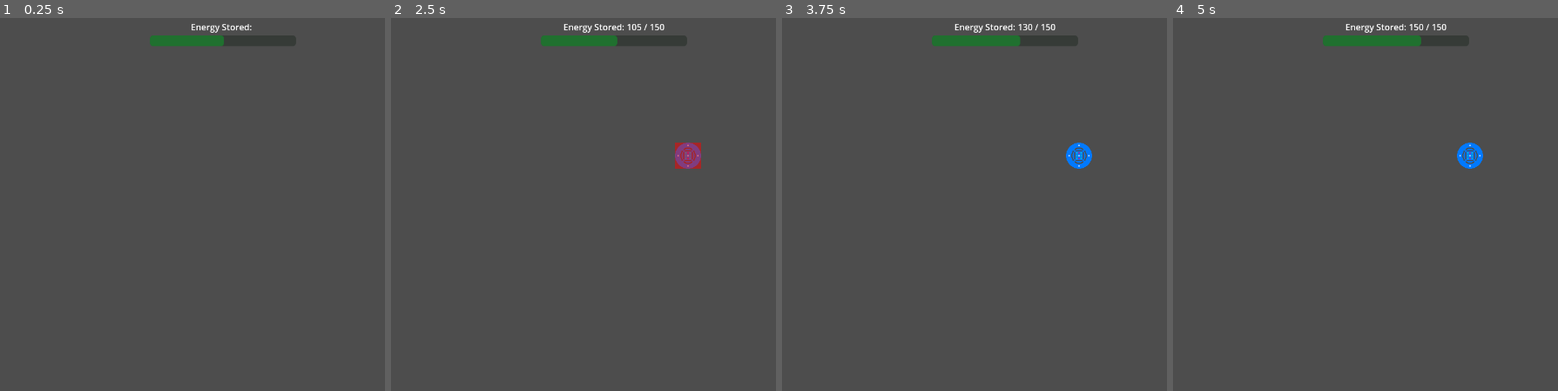
Above: before the commit, frames 1-4 (left to right).
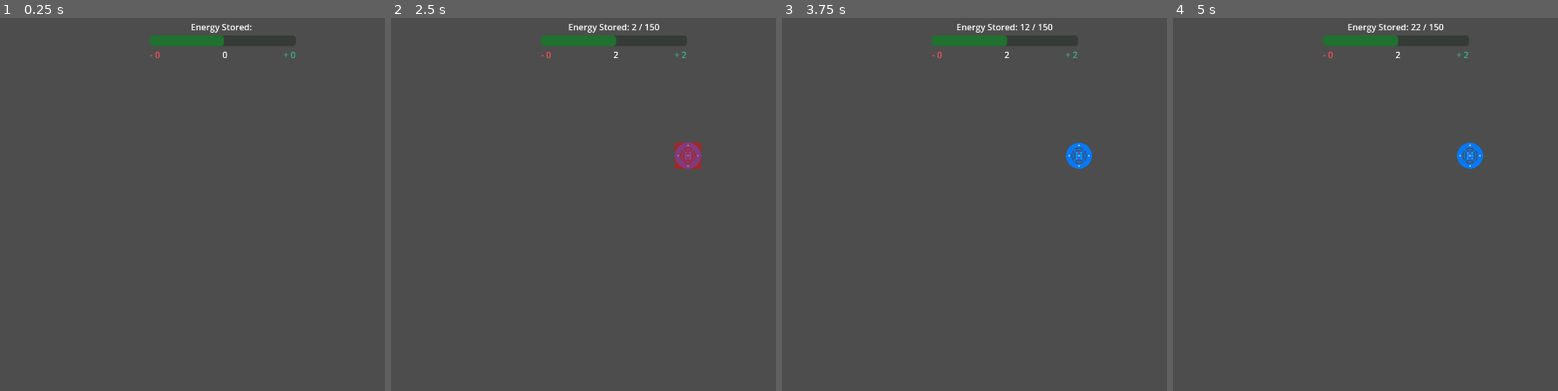
Above: after the commit, the same moments.

Repository: PabloNina/base-defense
Game: Godot game, scene res://src/scenes/test_scenes/first_ts.tscn
Same seed, same stepped clock (60 frames per second), same inputs: the game is played once before the commit and once after it. The project has no main scene, so this scene is started directly.
Inputs (mouse positions are in pixels of both pictures, inside the frame that each line leads up to):
- Up to frame 1 (0.25 s): no input
- Up to frame 2 (2.5 s): tap Enter at 0.5, 2 s; move the mouse to (768, 245) at 0.52 s; hold 1 (key_1) 0.53-1.25 s; click (768, 245) at 0.67 s; tap Space at 1.25 s; drag from (475, 297) to (768, 252) at 1.27 s; move the mouse to (683, 159) at 2.02 s; hold 3 (key_3) from 2.03 s (still down); click (683, 159) at 2.17 s
- Up to frame 3 (3.75 s): release 3 (key_3) at 2.75 s; tap Space at 2.75 s; drag from (1078, 156) to (797, 193) at 2.77 s; tap Enter at 3.5 s; move the mouse to (outside the picture) at 3.52 s; hold Right mouse button (right_mouse) from 3.53 s (still down); click (outside the picture) at 3.67 s
- Up to frame 4 (5 s): release Right mouse button (right_mouse) at 4.25 s; tap Space at 4.25 s; drag from (1188, 193) to (1469, 156) at 4.27 s

The runs differ from the first frame. In frame 1, less than 0.1% of the frame differs, in the area x 38-77%, y 8-11%; in frame 2, 0.3%; in frame 3, 0.4%; in frame 4, 0.5%, in the area x 38-77%, y 1-11%.

Commit message:
NetWorkManager improvement

Diff:
--- a/project.godot
+++ b/project.godot
@@ -13,6 +13,10 @@
 config/name="BaseDefense"
 config/features=PackedStringArray("4.5", "Mobile")
 config/icon="res://icon.svg"
+
+[autoload]
+
+DataTypes="*res://src/scripts/globals/data_types.gd"
 
 [display]
 
--- a/src/scenes/buildings/command_center.gd
+++ b/src/scenes/buildings/command_center.gd
@@ -1,24 +1,24 @@
 class_name Command_Center
 extends Relay
 
-# -------------------------------
-# --- Base Energy System --------
-# -------------------------------
 @export var max_energy_capacity: int = 150
 @export var stored_energy: int = 0
-@export var energy_regen_rate: int = 5   # per tick
+@export var energy_regen_rate: int = 2
 @export var packet_cost: int = 10
 
-# -------------------------------
-# --- Base Energy System --------
-# -------------------------------
+# Called each tick by NetworkManager
+func produce_energy() -> int:
+	if stored_energy < max_energy_capacity:
+		var prev = stored_energy
+		stored_energy = min(max_energy_capacity, stored_energy + energy_regen_rate)
+		return stored_energy - prev
+	return 0
 
 func has_enough_energy() -> bool:
 	return stored_energy >= packet_cost
 
-func spend_energy():
-	stored_energy = max(0.0, stored_energy - packet_cost)
+func spend_energy() -> void:
+	stored_energy = max(0, stored_energy - packet_cost)
 
-func regen_energy():
-	if stored_energy < max_energy_capacity:
-		stored_energy = min(max_energy_capacity, stored_energy + energy_regen_rate)
+func available_ratio() -> float:
+	return float(stored_energy) / float(max_energy_capacity)
--- a/src/scenes/buildings/command_center.tscn
+++ b/src/scenes/buildings/command_center.tscn
@@ -9,8 +9,9 @@
 
 [node name="CommandCenter" type="Node2D"]
 script = ExtResource("1_oaft0")
-stored_energy = 100
 connection_range = 150.0
+cost_to_build = 0
+cost_to_supply = 0
 is_base = true
 
 [node name="Sprite2D" type="Sprite2D" parent="."]
--- a/src/scenes/buildings/energy_relay.tscn
+++ b/src/scenes/buildings/energy_relay.tscn
@@ -13,6 +13,7 @@
 [node name="EnergyRelay" type="Node2D"]
 script = ExtResource("1_mk7m4")
 connection_range = 150.0
+cost_to_supply = 0
 
 [node name="Sprite2D" type="Sprite2D" parent="."]
 texture = SubResource("AtlasTexture_2cyx4")
--- a/src/scenes/buildings/plasma_cannon.tscn
+++ b/src/scenes/buildings/plasma_cannon.tscn
@@ -11,7 +11,7 @@
 [node name="PlasmaCannon" type="Node2D"]
 script = ExtResource("1_phct1")
 connection_range = 100.0
-cost_to_build = 4
+cost_to_build = 3
 
 [node name="BaseSprite" type="Sprite2D" parent="."]
 texture = ExtResource("1_ru4ws")
--- a/src/scenes/buildings/relay.gd
+++ b/src/scenes/buildings/relay.gd
@@ -4,6 +4,7 @@
 # -------------------------------
 # --- Signals -------------------
 # -------------------------------
+# Listener BuildingManager -> on register_building
 signal clicked(relay: Relay)
 
 # -------------------------------
@@ -11,6 +12,7 @@
 # -------------------------------
 @export var connection_range: float = 200.0
 @export var cost_to_build: int = 1        # packets needed to build
+@export var cost_to_supply: int = 1  # packets needed to maintain supply
 @export var is_base: bool = false
 
 # -------------------------------
@@ -75,18 +77,38 @@
 	is_powered = state
 	_update_power_visual()
 
-func _receive_packet():
-	# Called by NetworkManager when a packet arrives
-	if is_built:
-		return
 
-	packets_received += 1
+# ------------------------------------------
+# --- Packet Reception ---------------------
+# ------------------------------------------
+func receive_packet(packet_type: DataTypes.PACKETS):
+	match packet_type:
+		DataTypes.PACKETS.BUILDING:
+			if is_built:
+				return
+			packets_received += 1
+			if packets_received >= cost_to_build:
+				is_built = true
+				set_powered(true)
+				_update_power_visual()
+				packets_on_the_way = 0
 
-	# check if enough packets have arrived to build
-	if packets_received >= cost_to_build:
-		is_built = true
-		set_powered(true)
-		_update_power_visual()
+		DataTypes.PACKETS.ENERGY:
+			if is_built and is_powered:
+				packets_on_the_way = max(0, packets_on_the_way - 1)
+
+		DataTypes.PACKETS.AMMO:
+			if has_method("receive_ammo_packet"):
+				pass#receive_ammo_packet()
+
+		DataTypes.PACKETS.ORE:
+			if has_method("receive_ore_packet"):
+				pass#receive_ore_packet()
+
+		DataTypes.PACKETS.TECH:
+			if has_method("receive_tech_packet"):
+				pass#receive_tech_packet()
+
 
 func _update_power_visual():
 	# TODO: implement visual feedback (color, glow, etc)
--- a/src/scenes/components/network_manager.gd
+++ b/src/scenes/components/network_manager.gd
@@ -6,7 +6,7 @@
 # -----------------------------------------
 @export var energy_packet_scene: PackedScene
 @export var energy_packet_speed: float = 150.0
-@export var base_packet_rate: int = 4
+@export var packets_per_tick: int = 4
 
 # -----------------------------------------
 # --- Runtime Data ------------------------
@@ -26,11 +26,14 @@
 # --- Energy Tracking ---------------------
 # -----------------------------------------
 # Listener: User_interface
-signal ui_update_energy(current_energy: int, net_balance: int)   # Emitted when a base relay spends or gains energy
-
-var stored_energy: int = 0  # total energy stored
+# Emitted when a base relay spends or gains energy -> on tick
+signal ui_update_energy(current_energy: int, current_produced: int, current_spent: int)
+
+var global_energy_pool: int = 100  # total energy stored
 var max_stored_energy: int = 150
-var net_balance: int = 0
+
+var net_balance: float = 0.0
+var rolling_factor := 0.1  # for smoothing net balance over time
 # -----------------------------------------
 # --- Engine Callbacks --------------------
 # -----------------------------------------
@@ -234,7 +237,7 @@
 		return
 
 	var timer = Timer.new()
-	timer.wait_time = 1.0 / base_packet_rate
+	timer.wait_time = 1.0 / packets_per_tick
 	timer.autostart = true
 	timer.one_shot = false
 	timer.connect("timeout", Callable(self, "_on_packet_tick").bind(base))
@@ -247,96 +250,162 @@
 	if not base.is_base:
 		return
 
-	# --- Track Energy Production ---
-	var prev_energy: int = base.stored_energy
-	base.regen_energy()          # Command Center regenerates internally
-	var produced: int = base.stored_energy - prev_energy    # Actual energy gained this tick
-
-	# --- Track Energy Demand ---
-	var packets_sent: int = 0
-	if base.has_enough_energy():
-		packets_sent = _start_propagation_from_base(base)  # Returns number of packets sent
-	var spent: int = packets_sent * base.packet_cost
-
-	# --- Update Stored Energy (allowing negatives) ---
-	stored_energy += produced - spent
-	stored_energy = clamp(stored_energy, -max_stored_energy, max_stored_energy)
-
-	# --- Compute Net Balance for UI ---
-	net_balance += produced - spent  # + means surplus, - means deficit
-
-	# --- Emit UI Updates ---
-	ui_update_energy.emit(base.stored_energy, net_balance)
+	var energy_produced := 0
+	var energy_spent := 0
+
+	# --- Stage 1: Energy Production ---
+	if base is Command_Center:
+		var cc := base as Command_Center
+		energy_produced = cc.produce_energy()
+
+	# --- Stage 2: Building Propagation ---
+	if base.has_method("has_enough_energy") and base.has_enough_energy():
+		var build_packets_sent := _start_building_propagation(base)
+		var cost: int = build_packets_sent * base.packet_cost
+		if cost > 0 and base.has_method("spend_energy"):
+			base.spend_energy()
+		energy_spent += cost
+
+	# --- Stage 3: Supply Propagation ---
+	var supply_packets_sent := _start_supply_propagation(base)
+	if supply_packets_sent > 0:
+		var cost: int = supply_packets_sent * base.packet_cost
+		if base.has_method("spend_energy"):
+			base.spend_energy()
+		energy_spent += cost
+
+	# --- Rolling Average Net Balance ---
+	var delta := float(energy_produced - energy_spent)
+	net_balance = lerp(net_balance, delta, rolling_factor)
+
+	# --- Emit Aggregated UI Data ---
+	var global_energy := get_global_energy_pool()
+	ui_update_energy.emit(global_energy, energy_produced, energy_spent)
+
+#func _on_packet_tick(base: Relay):
+	#if not base.is_base:
+		#return
+#
+	#var energy_produced: int = 0
+	#var energy_spent: int = 0
+#
+	## --- Stage 1: Energy Production ---
+	#if base is Command_Center:
+		#var command_center := base as Command_Center
+		#energy_produced = command_center.produce_energy()
+		#global_energy_pool = command_center.stored_energy  # keep global and internal in sync
+		#global_energy_pool = clamp(global_energy_pool, 0, max_stored_energy)
+#
+	## --- Stage 2: Supply Propagation (continuous) ---
+	## Supply packets do not stop when low on energy; they just slow down naturally
+	#var supply_packets_sent = _start_supply_propagation(base)
+	#if supply_packets_sent > 0:
+		#var cost = supply_packets_sent * base.packet_cost
+		#global_energy_pool = max(global_energy_pool - cost, 0)
+		#energy_spent += cost
+#
+	## --- Stage 3: Building Propagation (only if enough energy available) ---
+	#if global_energy_pool >= base.packet_cost:
+		#var construction_packets_sent = _start_building_propagation(base)
+		#var cost = construction_packets_sent * base.packet_cost
+		#global_energy_pool = max(global_energy_pool - cost, 0)
+		#energy_spent += cost
+#
+	## --- Emit UI Updates ---
+	#ui_update_energy.emit(global_energy_pool, energy_produced, energy_spent)
+
+
 
 
 # -----------------------------------------
 # --- Incremental Packet Propagation ------
 # -----------------------------------------
 # Gradually sends packets to unpowered relays, cycling through targets
-func _start_propagation_from_base(base: Relay) -> int:
+func _start_building_propagation(base: Relay) -> int:
 	var packets_sent = 0
 
 	if not reachable_cache.has(base):
-		return packets_sent
+		return 0
 
 	var targets = reachable_cache[base]
-	if targets.size() == 0:
-		return packets_sent
+	if targets.is_empty():
+		return 0
 
 	var start_index = last_target_index[base]
-	var found = false
 
 	for i in range(targets.size()):
 		var idx = (start_index + i) % targets.size()
 		var relay = targets[idx]
 
-		if not relay.is_powered and not relay.is_scheduled:
-			var key = str(base.get_instance_id()) + "_" + str(relay.get_instance_id())
-			var path = path_cache.get(key, [])
-
-			if path.size() <= 1:
-				continue
-
-			if relay.packets_on_the_way < relay.cost_to_build:
+		if relay.is_powered or relay.is_scheduled:
+			continue
+
+		var key = str(base.get_instance_id()) + "_" + str(relay.get_instance_id())
+		var path = path_cache.get(key, [])
+		if path.size() <= 1:
+			continue
+
+		if relay.packets_on_the_way < relay.cost_to_build:
+			relay.packets_on_the_way += 1
+			_spawn_packet_along_path(path, DataTypes.PACKETS.BUILDING)
+			packets_sent += 1
+
+			if relay.packets_on_the_way == relay.cost_to_build:
+				relay.is_scheduled = true
+
+			last_target_index[base] = (idx + 1) % targets.size()
+			break
+
+	return packets_sent
+
+
+# --- Continuous Supply Packets ---
+# Gradually sends packets from a base to powered relays to simulate ongoing energy supply
+func _start_supply_propagation(base: Relay) -> int:
+	var packets_sent = 0
+	if not reachable_cache.has(base):
+		return 0
+
+	for relay in reachable_cache[base]:
+		if relay == base:
+			continue
+
+		if relay.is_built and relay.is_powered and relay.cost_to_supply > 0:
+			if relay.packets_on_the_way < relay.cost_to_supply:
+				var key = str(base.get_instance_id()) + "_" + str(relay.get_instance_id())
+				if not path_cache.has(key):
+					continue
+
+				var path = path_cache[key]
+				if path.size() <= 1:
+					continue
+
 				relay.packets_on_the_way += 1
-				_spawn_packet_along_path(path)
-				base.spend_energy()
-				packets_sent += 1   # <-- count this packet as energy spent
-
-				if relay.packets_on_the_way == relay.cost_to_build:
-					relay.is_scheduled = true
-
-				last_target_index[base] = (idx + 1) % targets.size()
-				found = true
-				break
-
-	if not found:
-		last_target_index[base] = (start_index + 1) % targets.size()
+				_spawn_packet_along_path(path, DataTypes.PACKETS.ENERGY)
+				packets_sent += 1
 
 	return packets_sent
 
 
+
 # -----------------------------------------
 # --- Packet Logic ------------------------
 # -----------------------------------------
 # Spawns an energy packet that travels along a path of relays
-func _spawn_packet_along_path(path: Array[Relay]):
+func _spawn_packet_along_path(path: Array[Relay], packet_type: DataTypes.PACKETS):
 	var packet = energy_packet_scene.instantiate()
 	add_child(packet)
 	packet.path = path
+	packet.packet_type = packet_type
 	packet.speed = energy_packet_speed
 	packet.global_position = path[0].global_position
 	packet.packet_arrived.connect(_on_packet_arrived)
 
 # Called when a packet reaches its target relay
-func _on_packet_arrived(target_relay: Relay):
-	if not target_relay.is_built:
-		#target_relay.packets_received += 1
-		target_relay._receive_packet()
-		if target_relay.packets_received >= target_relay.cost_to_build:
-			target_relay.is_built = true
-			target_relay.set_powered(true)
-			target_relay._update_power_visual()
+func _on_packet_arrived(target_relay: Relay, packet_type: DataTypes.PACKETS):
+	if is_instance_valid(target_relay):
+		target_relay.receive_packet(packet_type)
+
 
 # -----------------------------------------
 # --- Pathfinding -------------------------
@@ -366,3 +435,15 @@
 
 	# Return an empty typed array if no path found
 	return []
+
+# -----------------------------------------
+# --- Energy Tracking ---------------------
+# -----------------------------------------
+
+# Derived from all command centers
+func get_global_energy_pool() -> int:
+	var total := 0
+	for relay in relays:
+		if relay is Command_Center:
+			total += relay.stored_energy
+	return total
--- a/src/scenes/objects/packets/energy_packet.gd
+++ b/src/scenes/objects/packets/energy_packet.gd
@@ -1,5 +1,6 @@
 class_name Packet
 extends Node2D
+
 
 # -------------------------------
 # --- Packet Configuration ------
@@ -7,9 +8,11 @@
 var path: Array[Relay] = [] # full path: base → ... → target
 var speed: float = 1000.0
 var current_index: int = 0
+@export var packet_type: DataTypes.PACKETS = DataTypes.PACKETS.NULL
+
 
 # Listener: NetworkManager when spawning packets -> on _spawn_packet_along_path(path: Array[Relay]):
-signal packet_arrived(target: Relay)
+signal packet_arrived(target: Relay, packet_type: DataTypes.PACKETS)
 
 # -------------------------------
 # --- Engine Callbacks ----------
@@ -38,5 +41,5 @@
 
 		# reached final relay → consume packet
 		if current_index >= path.size() - 1:
-			packet_arrived.emit(path[-1])
+			packet_arrived.emit(path[-1],packet_type)
 			queue_free()
--- a/src/scenes/ui/user_interface.gd
+++ b/src/scenes/ui/user_interface.gd
@@ -13,13 +13,16 @@
 @onready var energy_stored_label: Label = $EnergyStats/VBoxContainer/EnergyStoredLabel
 @onready var energy_balance_bar: ProgressBar = $EnergyStats/VBoxContainer/EnergyBalanceBar
 @onready var building_actions_panel: MarginContainer = $BuildingActionsPanel
+@onready var energy_spent_label: Label = $EnergyStats/VBoxContainer/HBoxContainer/EnergyDemandLabel
+@onready var energy_produced_label: Label = $EnergyStats/VBoxContainer/HBoxContainer/EnergyProducedLabel
+@onready var energy_balance_label: Label = $EnergyStats/VBoxContainer/HBoxContainer/EnergyBalanceLabel
 
 # -----------------------------------------
 # --- Runtime State -----------------------
 # -----------------------------------------
 var current_building_selected: Relay
-var max_balance_value: float = 150.0  # Maximum production/demand displayed on bar
-
+var max_balance_value: int = 150 # Maximum production/demand displayed on bar
+var net_balance: int = 0
 # -----------------------------------------
 # --- Initialization ---------------------
 # -----------------------------------------
@@ -45,18 +48,18 @@
 # --- Energy Display ----------------------
 # -----------------------------------------
 # Update the stored energy label
-func on_update_energy(current_energy: int, net_balance: int) -> void:
+func on_update_energy(current_energy: int, energy_produced: int, energy_spent: int) -> void:
 	energy_stored_label.text = "Energy Stored: %d / %d" % [current_energy, 150]
-	update_energy_balance_bar(net_balance)
-	#print("Net balance: ", net_balance)
+	update_energy_balance(energy_produced, energy_spent)
 
 # Update the balance bar based on net production/demand
-func update_energy_balance_bar(net_rate: int) -> void:
+func update_energy_balance(energy_produced: int, energy_spent: int) -> void:
+	energy_produced_label.text = "+ %d" % [energy_produced]
+	energy_spent_label.text = "- %d" % [energy_spent]
 
-	# Clamp to bar range
-	var clamped = clamp(net_rate, energy_balance_bar.min_value, energy_balance_bar.max_value)
-	energy_balance_bar.value = clamped
-
+	net_balance = energy_produced - energy_spent
+	energy_balance_bar.value = net_balance
+	energy_balance_label.text = "%d" % [net_balance]
 
 # -----------------------------------------
 # --- Building Actions Panel --------------
--- a/src/scenes/ui/user_interface.tscn
+++ b/src/scenes/ui/user_interface.tscn
@@ -34,6 +34,26 @@
 size_flags_vertical = 8
 step = 1.0
 show_percentage = false
+
+[node name="HBoxContainer" type="HBoxContainer" parent="EnergyStats/VBoxContainer"]
+layout_mode = 2
+
+[node name="EnergyDemandLabel" type="Label" parent="EnergyStats/VBoxContainer/HBoxContainer"]
+layout_mode = 2
+size_flags_horizontal = 0
+theme_override_colors/font_color = Color(0.89634144, 0.32915595, 0.34746018, 1)
+text = "- 0"
+
+[node name="EnergyBalanceLabel" type="Label" parent="EnergyStats/VBoxContainer/HBoxContainer"]
+layout_mode = 2
+size_flags_horizontal = 10
+text = "0"
+
+[node name="EnergyProducedLabel" type="Label" parent="EnergyStats/VBoxContainer/HBoxContainer"]
+layout_mode = 2
+size_flags_horizontal = 10
+theme_override_colors/font_color = Color(0.22777551, 0.7011378, 0.56959236, 1)
+text = "+ 0"
 
 [node name="BuildingActionsPanel" type="MarginContainer" parent="."]
 anchors_preset = 2
--- /dev/null
+++ b/src/scripts/globals/data_types.gd
@@ -0,0 +1,4 @@
+extends Node
+# Global DataTypes
+
+enum PACKETS {NULL, BUILDING, ENERGY, AMMO, ORE, TECH}
Not shown, added: src/scripts/globals/data_types.gd.uid
